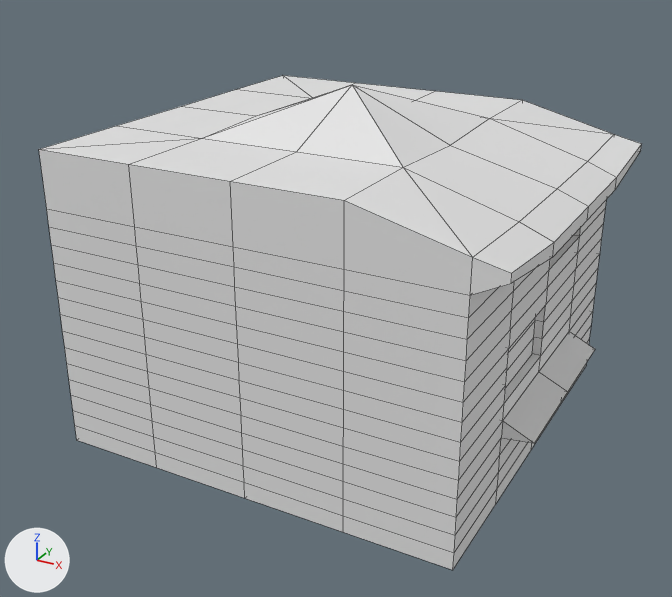
The FBX model Moped Mayhem v1.0/Assets/Meshes/Buildings/Envi_Building_China_002_Straight_001_Edge.fbx, before and after one commit.
Before and after are seen from a 50 mm lens placed at (14.2, -26.9, 17.5), pointed at (0.0, -1.1, 4.6). Lighting does not change. The marker at lower left points along +X, +Y and +Z. Mesh edges are drawn as thin lines. Materials are left out; every surface is plain grey. Where no turn or scale is listed for an object, it has been applied to the vertices.

In view in the first picture: 'Straight_Base', 'Straight_Mid', 'Straight_Roof'.
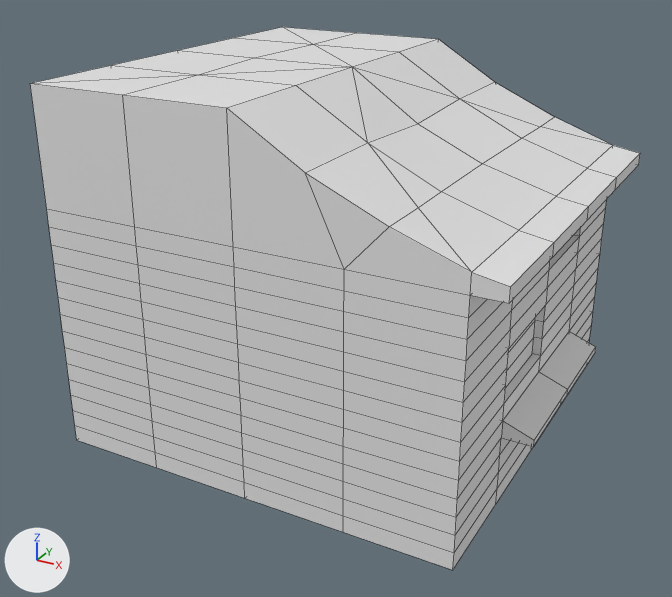
Where the change shows, as pixel boxes [x1, y1, x2, y2] in the pictures (672 x 597 px; the box of a moved part takes in the faces that stretch with it):
'Straight_Roof', reshaped (16% taller)
    before: [39, 75, 642, 382]
    after: [30, 27, 640, 382]
'Straight_Base', reshaped
    before: [67, 298, 595, 570]
    after: [67, 298, 596, 570]
part 1 of me_mesh, built on
    before: [39, 75, 642, 295]
    after: [30, 27, 640, 303]
part 2 of me_mesh_002, moved or reshaped
    before: [501, 332, 595, 443]
    after: [501, 332, 596, 446]

The edits, one by one:
me_mesh_002 has 117 vertices, 116 faces and spans x -7.0..8.0, y -7.0..7.0, z 0.0..3.0.
me_mesh_002 is used by ob_straight_base; location (0.0, 0.0, 0.0).
Verts and faces of me_mesh_002; kept vertices keep their numbers, new ones are numbered from 117.
Before the commit, vertices of me_mesh_002: 34 (7.0, -3.5, 3.0) at pixel (502, 420), 39 (7.0, 0.0, 3.0) at pixel (538, 371), 44 (7.0, 3.5, 3.0) at pixel (569, 331), 99 (7.0, 3.5, 2.4), 101 (7.0, -3.5, 2.4) at pixel (501, 437).
Before the commit, vertices of me_mesh_002: 114 (8.0, 3.5, 2.5) at pixel (595, 349), 115 (8.0, 0.0, 2.5) at pixel (567, 391), 116 (8.0, -3.5, 2.5) at pixel (534, 443).
Part 2, on me_mesh_002:
Faces deleted: (39, 115, 114, 44), (34, 116, 115, 39), (44, 114, 99), (34, 101, 116).
Vertices 114, 115, 116 move by (0.0, 0.0, -0.1).
New vertices 117, 118, 119 stand at vertices 34, 39, 44, in that order, plus (1.0, 0.0, -0.4).
New faces: (39, 118, 119, 44), (34, 117, 118, 39), (44, 119, 114, 99), (34, 101, 116, 117), (115, 118, 117, 116), (114, 119, 118, 115).
me_mesh is used by ob_straight_roof; location (0.0, 0.0, 6.0).
me_mesh had 130 vertices, 136 faces and spanned x -7.0..8.0, y -7.0..7.0, z 0.0..5.7.
me_mesh now has 137 vertices, 144 faces and spans x -7.0..8.0, y -7.0..7.0, z 0.0..6.3.
Part 1, on me_mesh:
10 faces are deleted.
14 vertices in x -7.0..0.0, y -7.0..7.0, z 4.3 move by (0.0, 0.0, 2.0).
4 vertices in x 3.5, y -7.0..7.0, z 4.3 move by (-1.1, 0.0, 0.5).
4 vertices in x 7.0..8.0, y -7.0..7.0, z 3.2..3.4 move by (0.0, 0.0, -0.4).
3 vertices in x 7.0, y -3.5..3.5, z 3.2 move by (0.0, 0.0, -0.2).
4 vertices move from x 0.0..8.0, y -7.0..7.0, z 2.9..5.7 to x 0.0..8.0, y -7.0..7.0, z 2.4..6.3.
7 vertices are added at x 2.4..4.8, y -7.0..7.0, z 3.7..4.7.
18 new faces join them.
